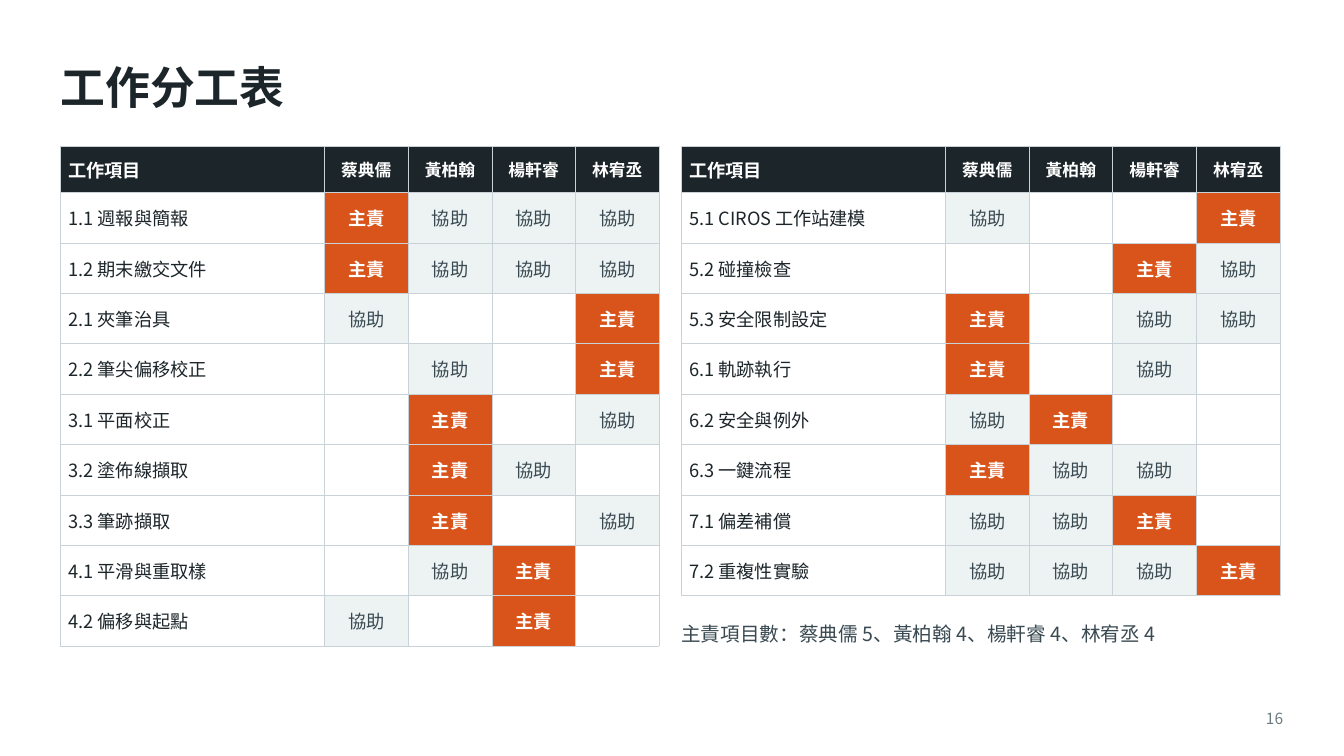
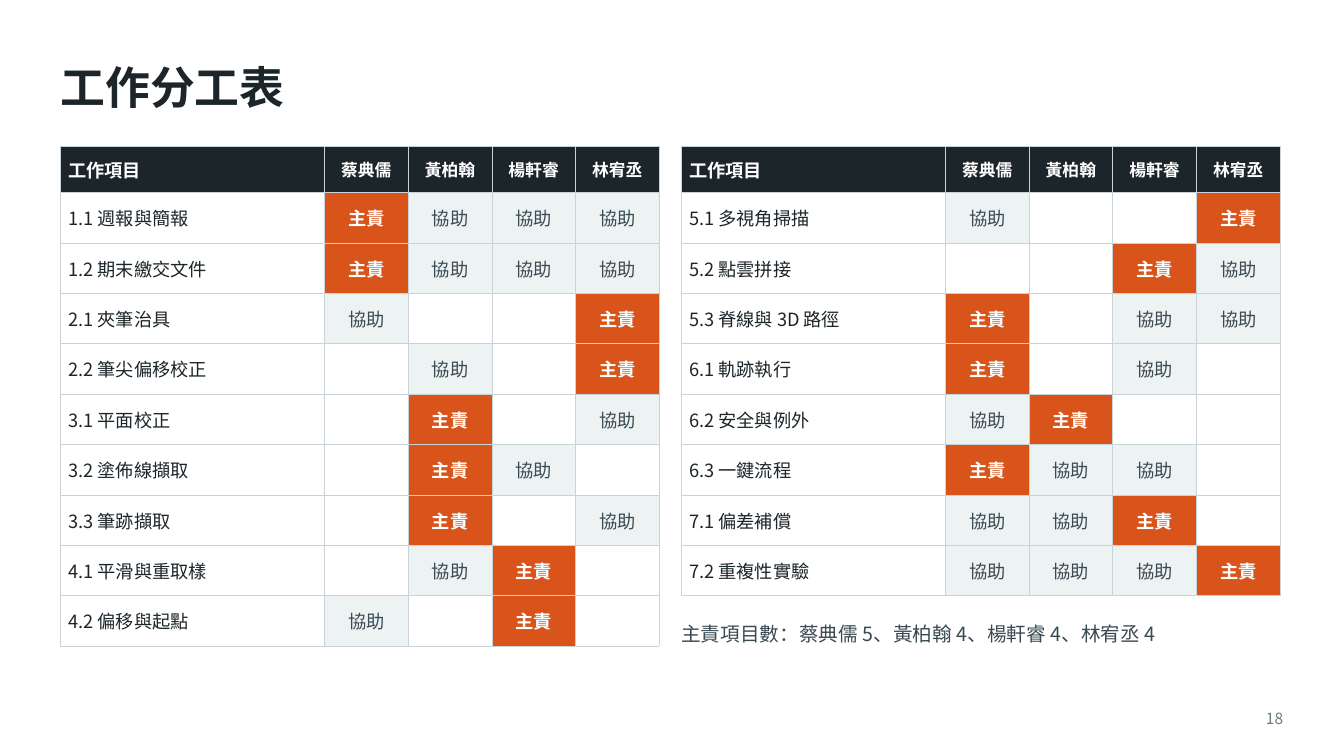
Before and after one commit to Rayyang800/PBL-path-planning, a slide deck: slide 18 of PBL專題規劃報告_三種工件版.pptx (slide 16 before the commit). Drawn at 1344x756 pixels with LibreOffice and Linux fonts; fonts in the diff are those of the drawing. Boxes give left, top, right and bottom in pixels: in the first picture for what was removed or moved away, otherwise in the second. Text is boxed around its words. In the diff, an @@ line names an element or a change of style, - is before the commit and + after.

```diff
--- a/PBL專題規劃報告_三種工件版.pptx
+++ b/PBL專題規劃報告_三種工件版.pptx
@@ table at [682,146,1280,596] @@
-row 2, column 1: 5.1 CIROS 工作站建模
+row 2, column 1: 5.1 多視角掃描
-row 3, column 1: 5.2 碰撞檢查
+row 3, column 1: 5.2 點雲拼接
-row 4, column 1: 5.3 安全限制設定
+row 4, column 1: 5.3 脊線與 3D 路徑
```
Also in this commit, not shown: 13 other slides changed, 10 slides added, 1 slide removed, 16 other files.
